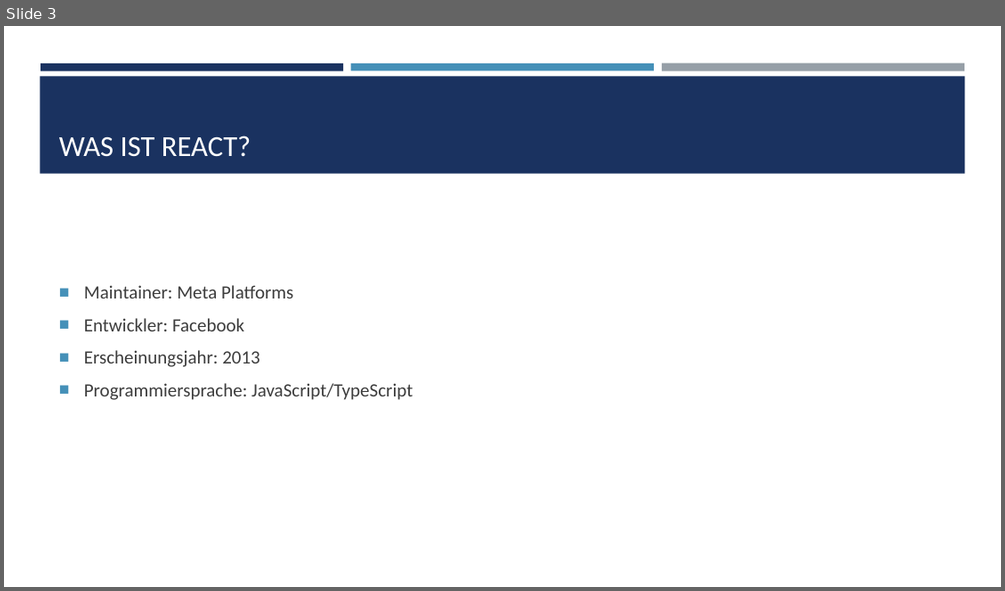
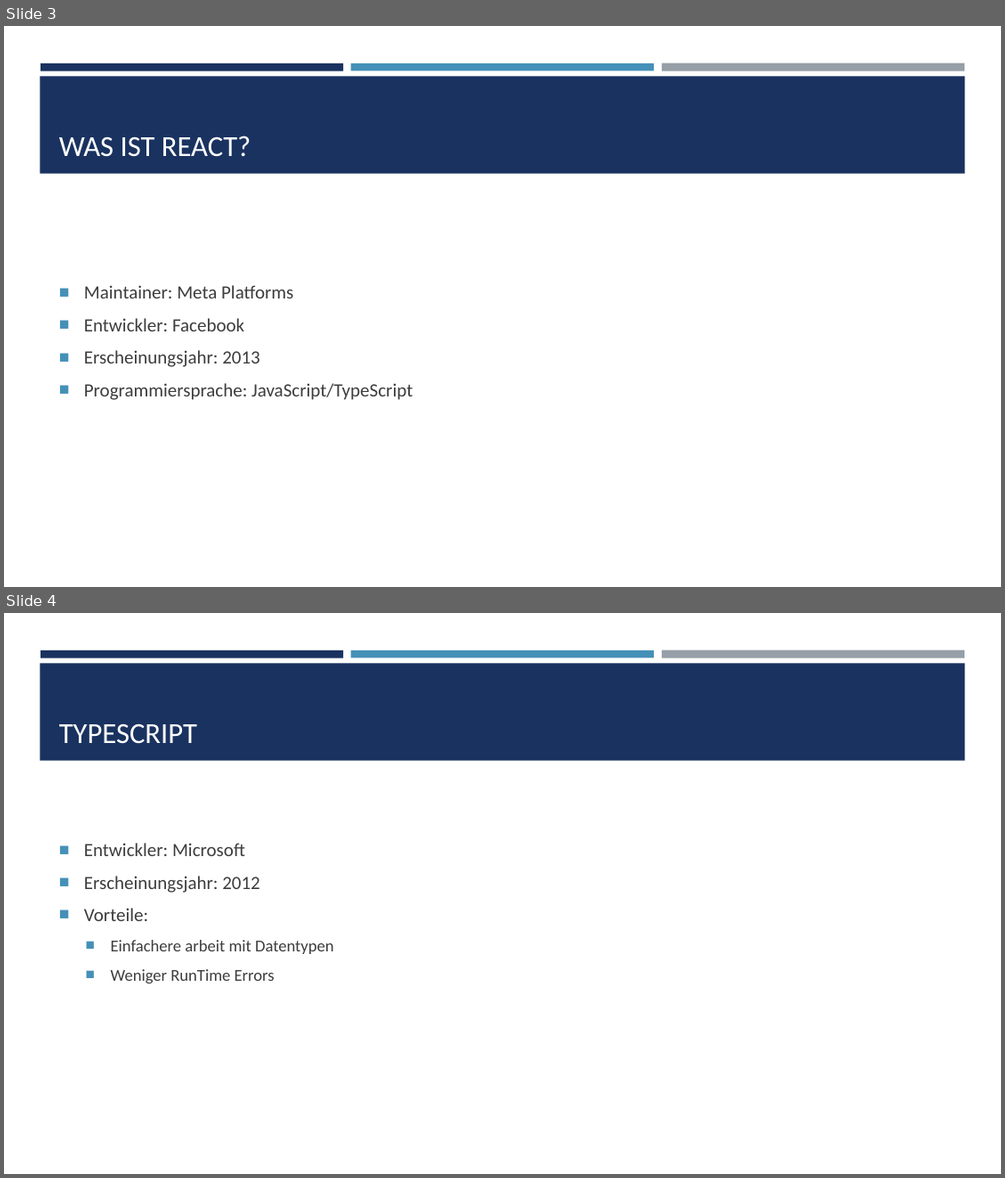
Before and after one commit to Stjeopka/NFT-Shop, a slide deck: NFT-Shop.pptx. Shown one above the other, each under a label of ours: slide 3 before the commit, slides 3 and 4 after it. The pictures are 1005x591 and 1005x1178 pixels, drawn with LibreOffice and Linux fonts; fonts in the diff are those of the drawing. Boxes give left, top, right and bottom in pixels: in the first picture for what was removed or moved away, otherwise in the second. Text is boxed around its words. In the diff, an @@ line names an element or a change of style, - is before the commit and + after.

```diff
--- a/NFT-Shop.pptx
+++ b/NFT-Shop.pptx
@@ slide 4 added at (4, 613, 1001, 1174), background #FFFFFF; not listed: 4 template elements that a slide beside it also shows @@
@@ title added at (59, 724, 197, 744), 28 pt, text #FFFFFF @@
+TYPESCRIPT
@@ text added at (84, 843, 334, 983), 18 pt, text #3D3D3D @@
+■ Entwickler: Microsoft
+■ Erscheinungsjahr: 2012
+■ Vorteile:
+  ■ Einfachere arbeit mit Datentypen
+  ■ Weniger RunTime Errors
```
Also in this commit, not shown: 1 slide changed, 4 other slides added, 1 slide removed.
